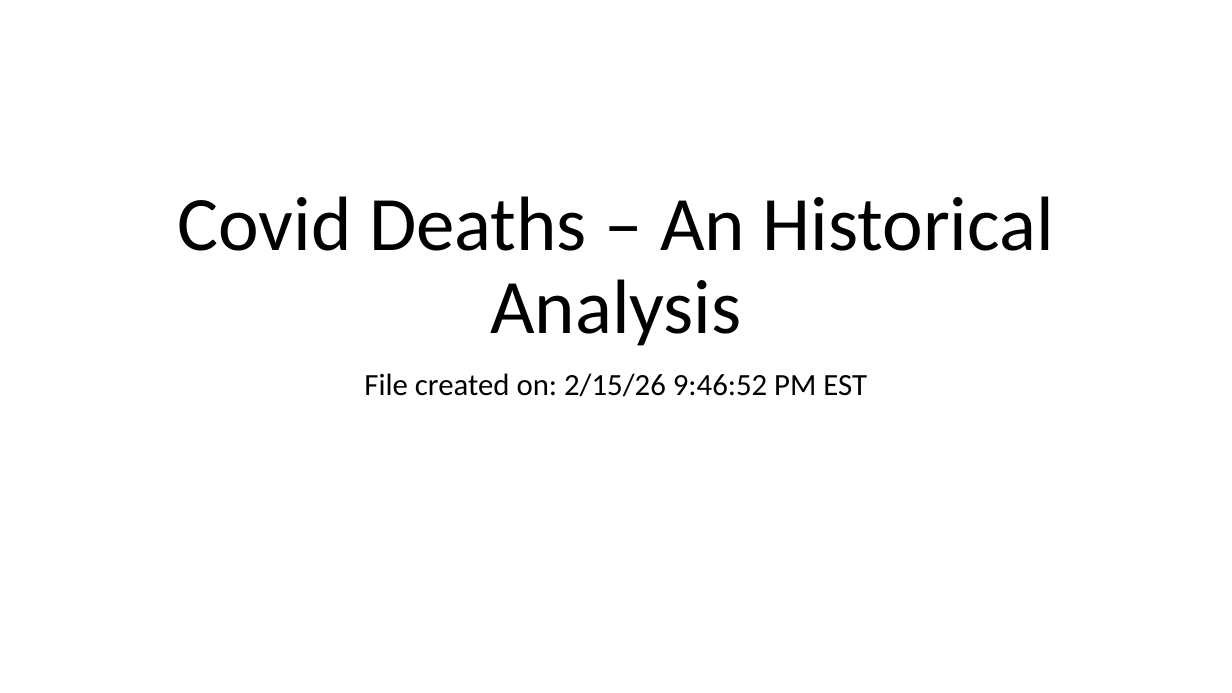
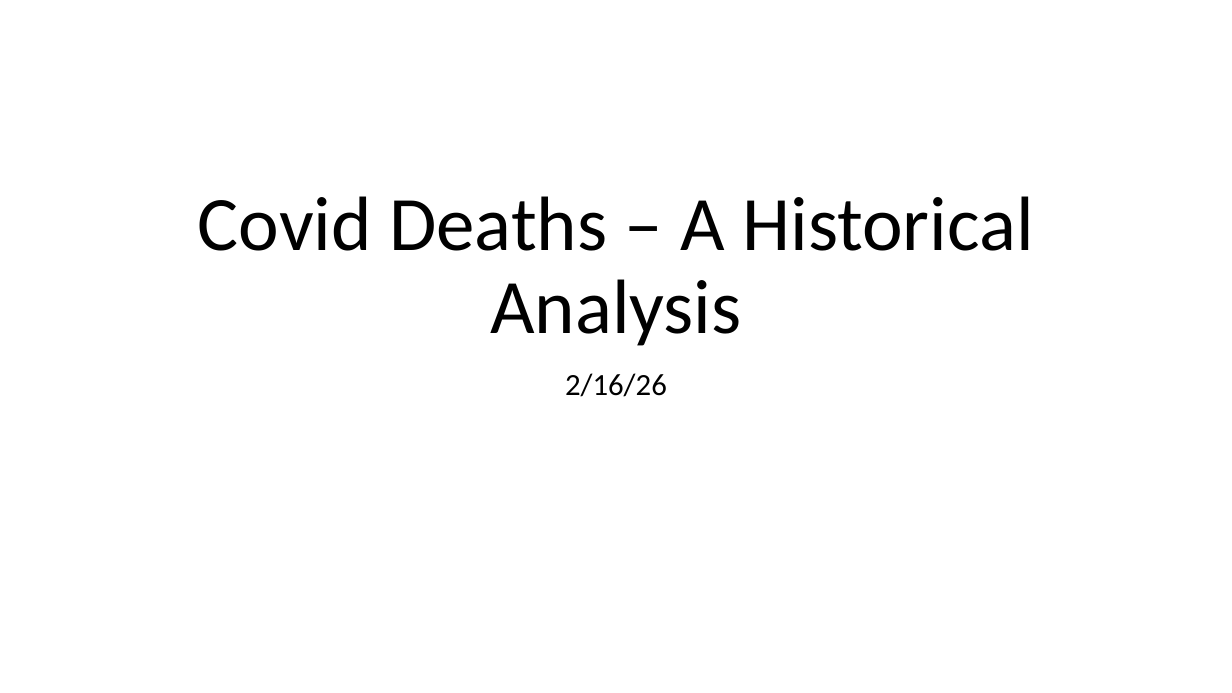
Before and after one commit to j-hendricks/covid-cases-exploration, a slide deck: slide 1 of dashboards/eda.pptx. Drawn at 1232x693 pixels with LibreOffice and Linux fonts; fonts in the diff are those of the drawing. Boxes give left, top, right and bottom in pixels: in the first picture for what was removed or moved away, otherwise in the second. Text is boxed around its words. In the diff, an @@ line names an element or a change of style, - is before the commit and + after.

```diff
--- a/dashboards/eda.pptx
+++ b/dashboards/eda.pptx
@@ title at [198,196,1033,346]: text changed @@
-Covid Deaths – An Historical Analysis
+Covid Deaths – A Historical Analysis
@@ subtitle at [565,373,667,397]: text changed @@
-File created on: 2/15/26 9:46:52 PM EST
+2/16/26
```
Also in this commit, not shown: 1 other file.
